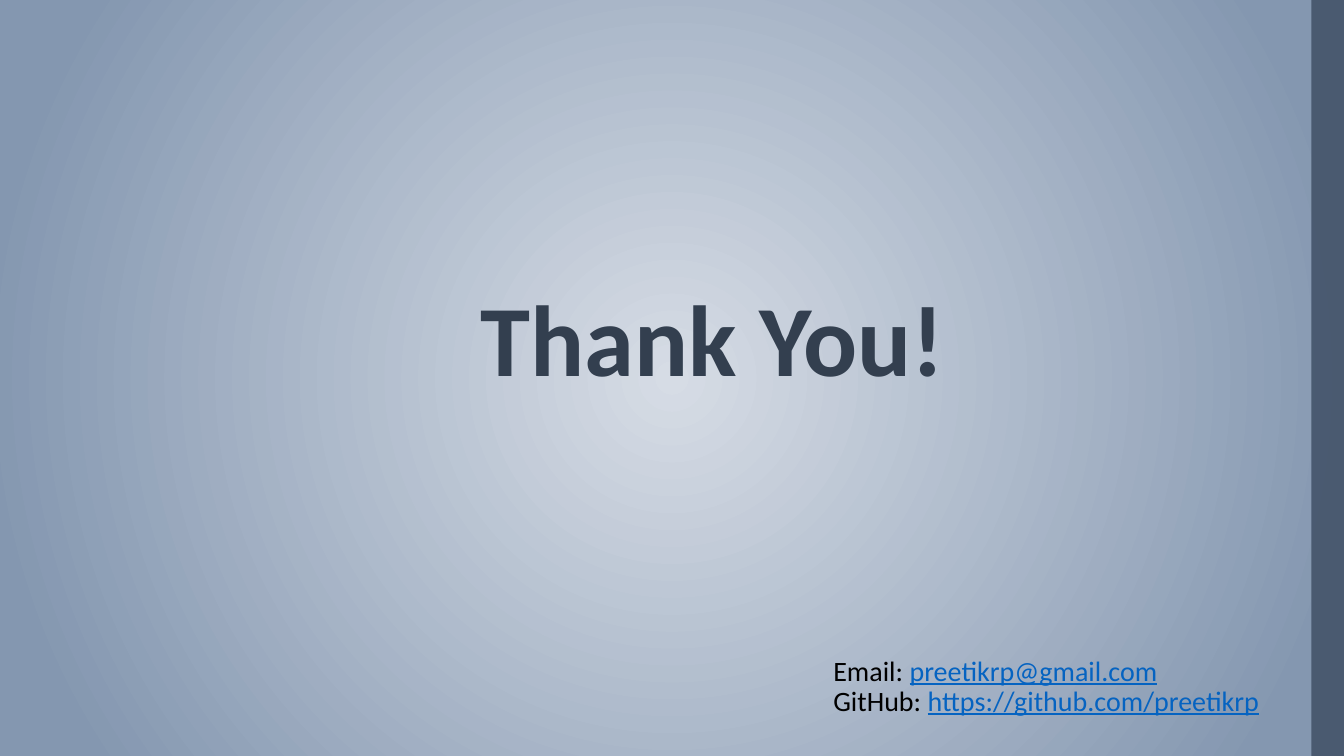
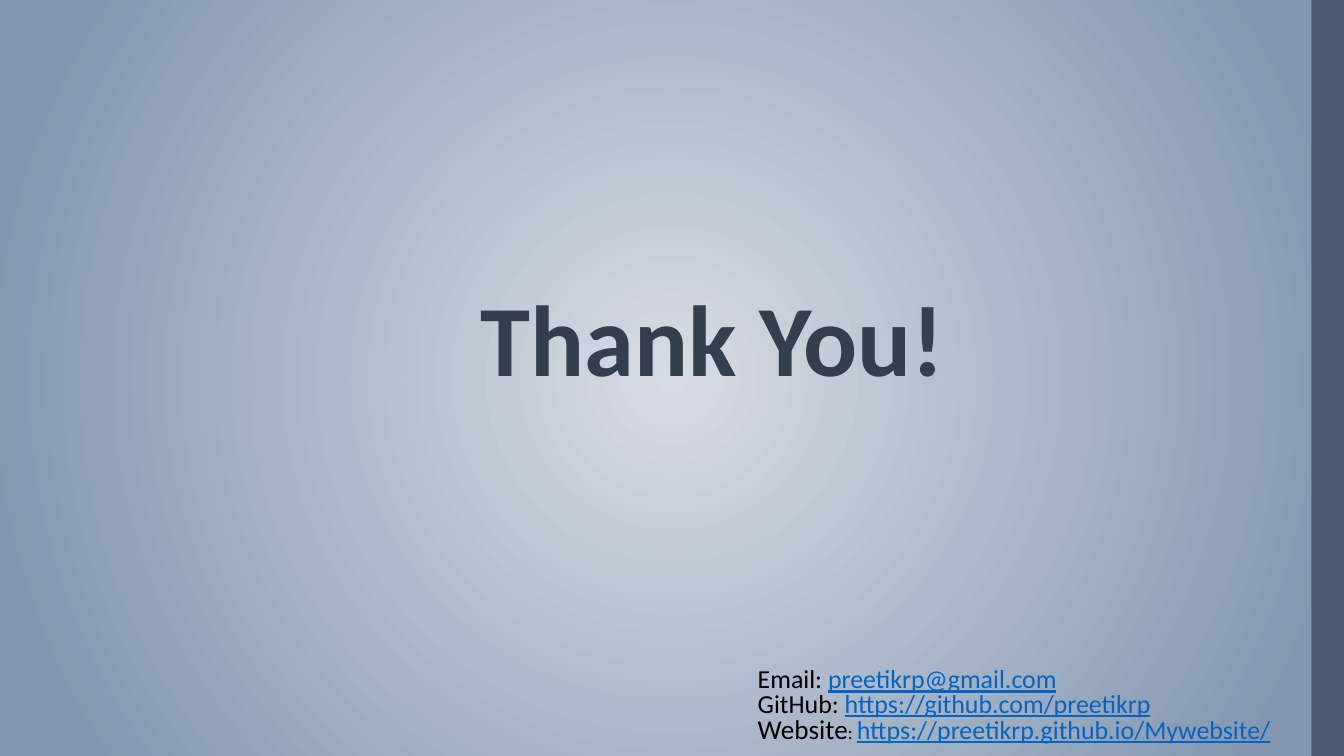
Before and after one commit to preetikrp/Pharmaplex, a slide deck: slide 5 of Demo-Pharmaplex.pptx. Drawn at 1344x756 pixels with LibreOffice and Linux fonts; fonts in the diff are those of the drawing; background and template pictures are left out. Boxes give left, top, right and bottom in pixels: in the first picture for what was removed or moved away, otherwise in the second. Text is boxed around its words. In the diff, an @@ line names an element or a change of style, - is before the commit and + after.

```diff
--- a/Demo-Pharmaplex.pptx
+++ b/Demo-Pharmaplex.pptx
@@ subtitle "Email: preetikrp@gmail.com": place and size @@
-subtitle "Email: preetikrp@gmail.com" at [833,661,1259,716]
+subtitle "Email: preetikrp@gmail.com" at [758,670,1270,744]
@@ subtitle at [758,670,1151,718]: size 20 to 18.5 pt in "Email: preetikrp@gmail.com", "GitHub: https://github.com/preetikrp"; line spacing 0.9 to 0.8 @@
@@ subtitle at [758,716,1270,744]: paragraph added @@
+Website: https://preetikrp.github.io/Mywebsite/
```
Also in this commit, not shown: 2 other slides changed, 1 other file.
